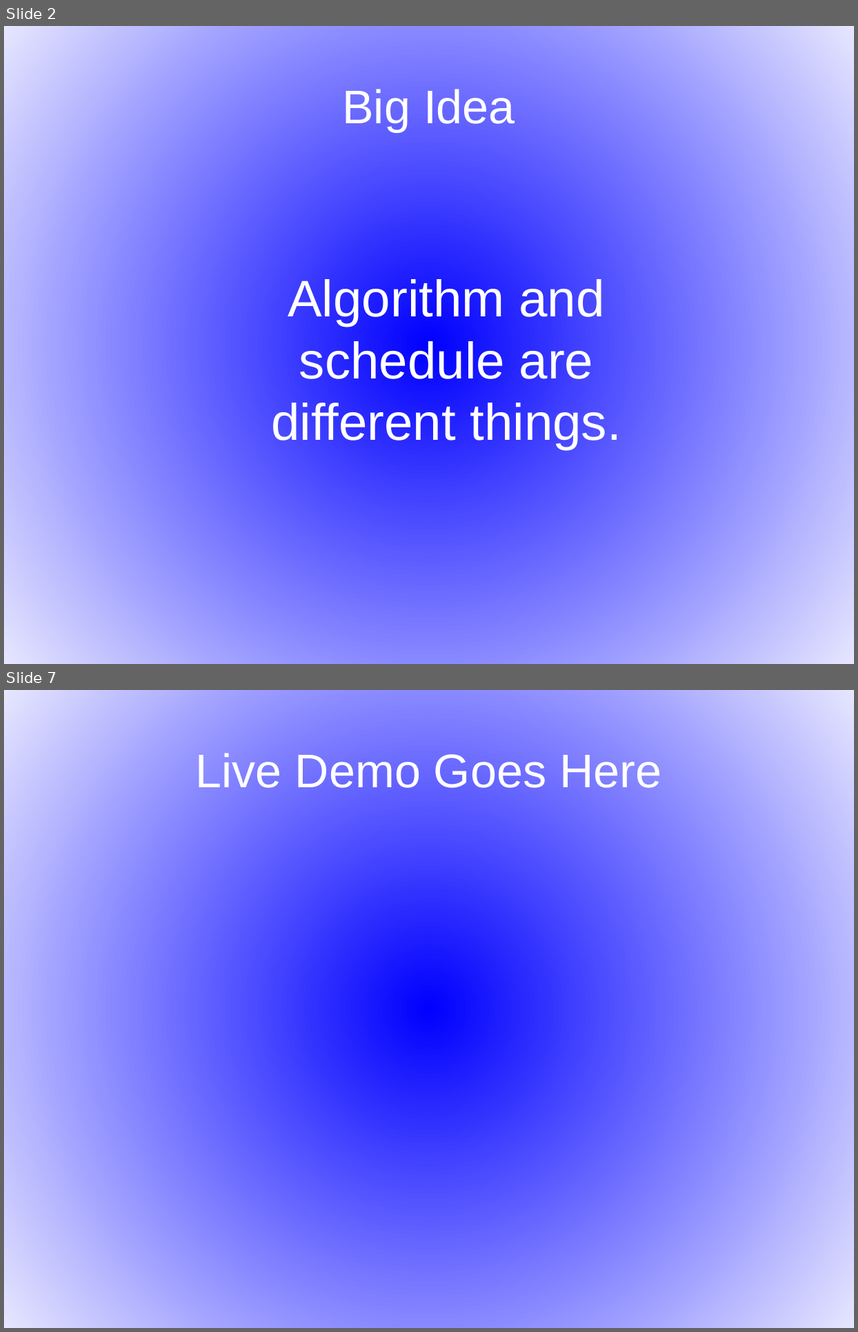
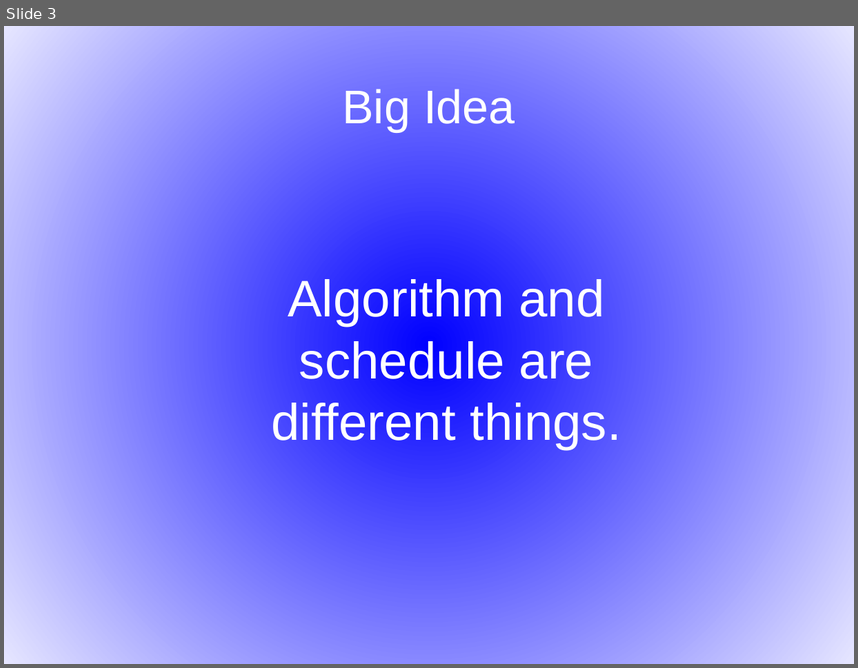
Before and after one commit to djohnkirby/PSC-Documents, a slide deck: Halide Presentation.odp. Shown one above the other, each under a label of ours: slides 2 and 7 before the commit, slide 3 after it; the slides between them are not shown. The pictures are 858x1332 and 858x668 pixels, drawn with LibreOffice and Linux fonts; fonts in the diff are those of the drawing. Boxes give left, top, right and bottom in pixels: in the first picture for what was removed or moved away, otherwise in the second. Text is boxed around its words. In the diff, an @@ line names an element or a change of style, - is before the commit and + after.

```diff
--- a/Halide Presentation.odp
+++ b/Halide Presentation.odp
@@ slide 7 removed at (x1=4, y1=690, x2=854, y2=1328), background gradient #0000FF to #E6E6FF @@
@@ title removed at (x1=196, y1=753, x2=662, y2=788) @@
-Live Demo Goes Here
@@ what was slide 2 is now slide 3 @@
```
Also in this commit, not shown: 7 slides changed, 7 slides added.
